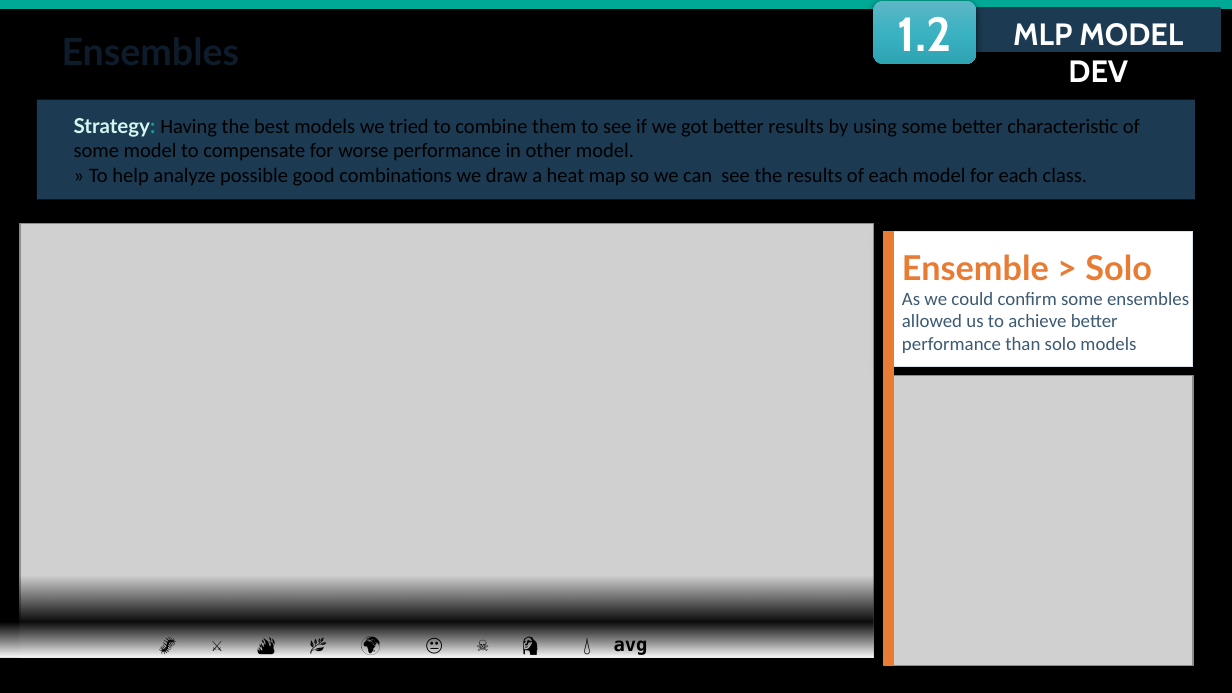
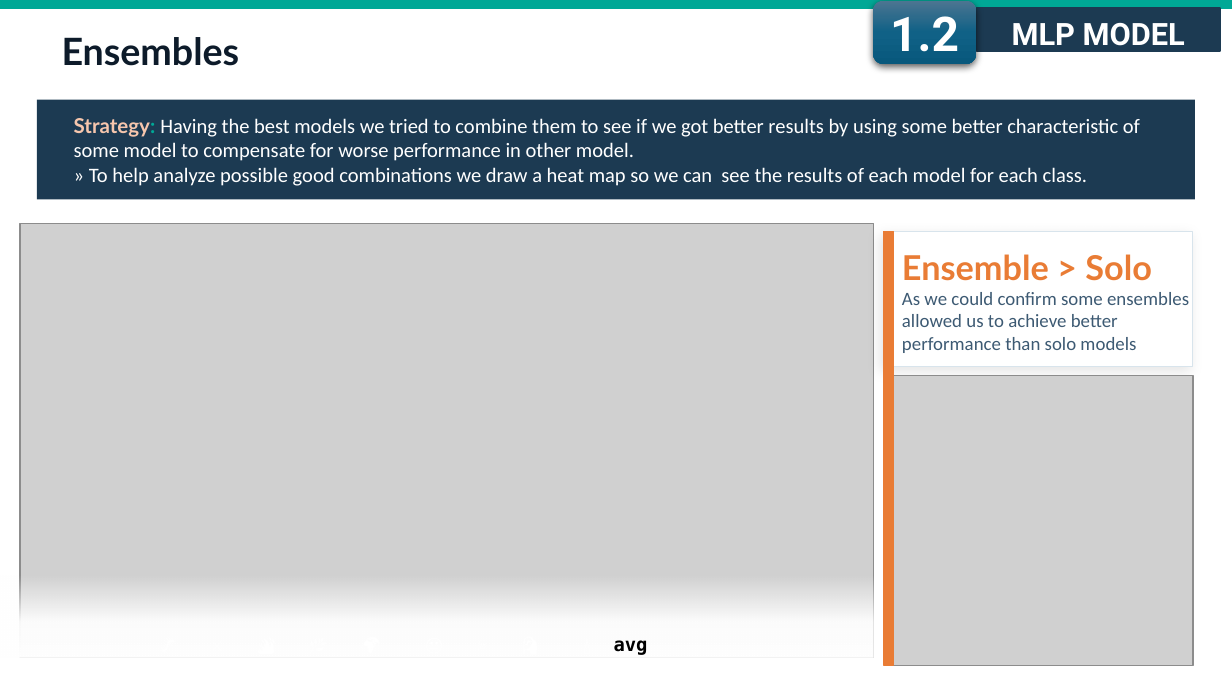
Before and after one commit to fmssilva/DL_Proj, a slide deck: slide 18 of assignment_1/task3/Task3_report.pptx. Drawn at 1232x693 pixels with LibreOffice and Linux fonts; fonts in the diff are those of the drawing; grey boxes stand for pictures. Boxes give left, top, right and bottom in pixels: in the first picture for what was removed or moved away, otherwise in the second. Text is boxed around its words. In the diff, an @@ line names an element or a change of style, - is before the commit and + after.

```diff
--- a/assignment_1/task3/Task3_report.pptx
+++ b/assignment_1/task3/Task3_report.pptx
@@ background #000000 to #FFFFFF @@
@@ rounded rectangle "1.2" at (873, 0, 977, 63): font Cabin to Roboto; fill gradient #5FB7C5 to #3BB3C3 to #2FA3B3 to gradient #4C7591 to #106287 to #09597D @@
@@ rectangle "MLP MODEL DEV" at (977, 9, 1221, 52): font Cabin to Roboto @@
@@ text added at (62, 37, 240, 66), 22 pt, text #0D1B2A, bold @@
+Ensembles
@@ text "Strategy: Having the best models ..." at (74, 118, 1140, 186): text colour #D5F6EE to #F6C6AD in "Strategy:"; text colour #000000 to #FFFFFF @@
@@ rectangle at (0, 577, 873, 658): fill gradient #000000 to #FFFFFF to gradient #FFFFFF @@
@@ text "🐛 ⚔️ 🔥 🌿 🌍 ..." at (614, 640, 648, 655): text colour #000000 to #FFFFFF in "🐛 ⚔️ 🔥 🌿 🌍 😐 ☠️ ..." @@
```
Also in this commit, not shown: 61 other slides changed, 2 other files.
